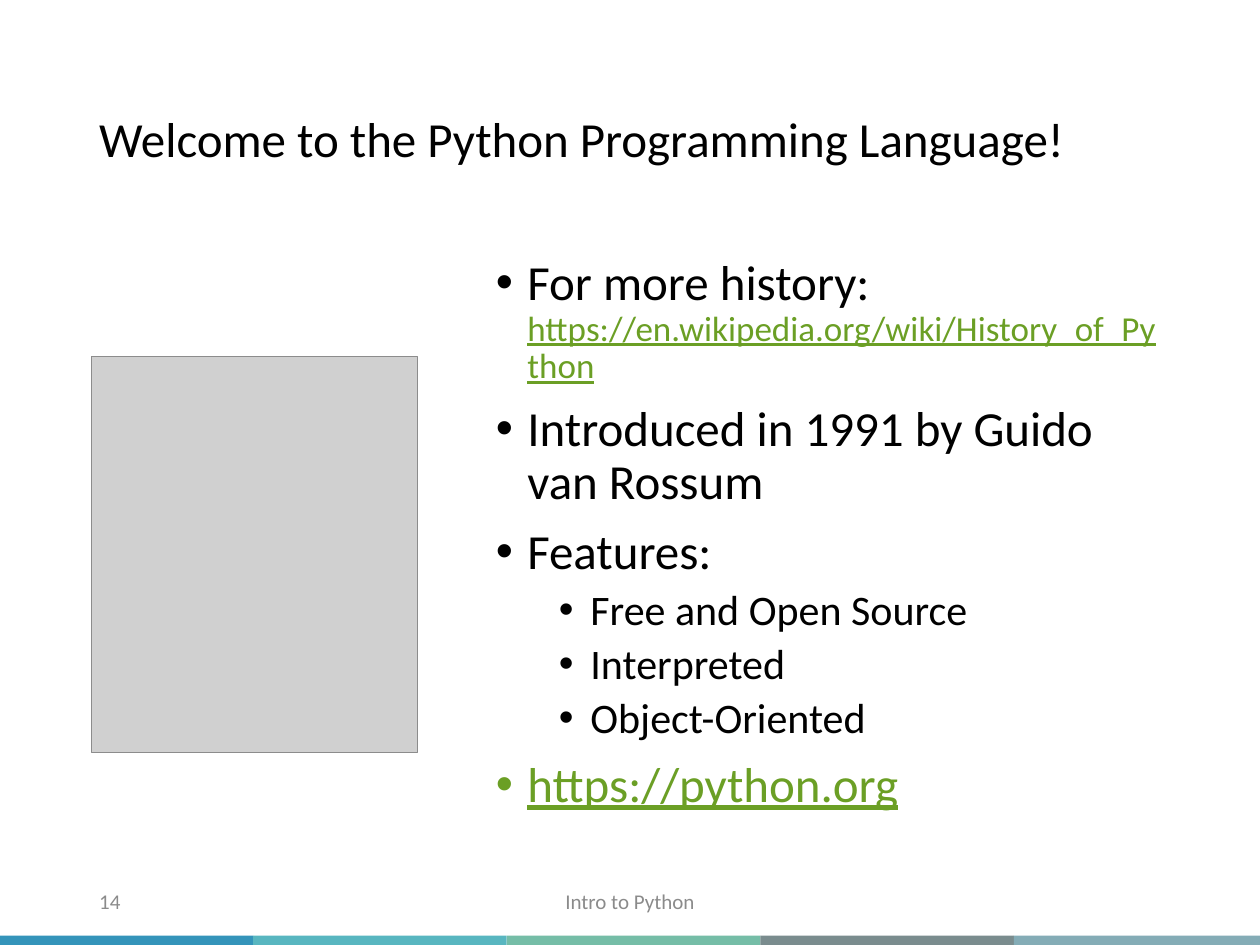
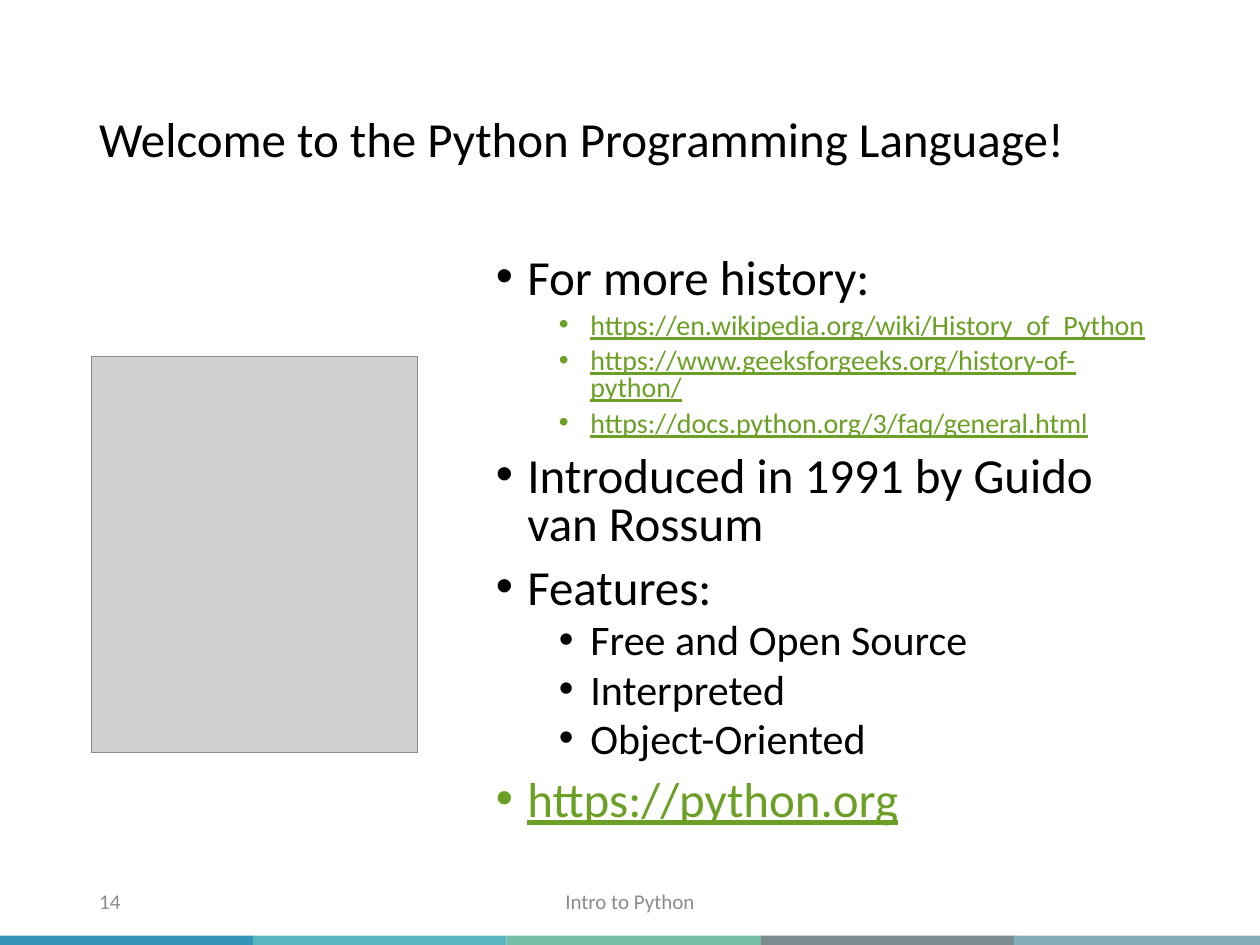
Before and after one commit to McGill-MiCM/micm_intro_to_python_fall_2022, a slide deck: slide 14 of slides/Intro_to_Python_MiCM_slides_2022.pptx. Drawn at 1260x945 pixels with LibreOffice and Linux fonts; fonts in the diff are those of the drawing; grey boxes stand for pictures; background and template pictures are left out. Boxes give left, top, right and bottom in pixels: in the first picture for what was removed or moved away, otherwise in the second. Text is boxed around its words. In the diff, an @@ line names an element or a change of style, - is before the commit and + after.

Commit message:
Update slides

```diff
--- a/slides/Intro_to_Python_MiCM_slides_2022.pptx
+++ b/slides/Intro_to_Python_MiCM_slides_2022.pptx
@@ text at bbox=[527, 261, 1144, 438]: text changed; size 20 to 16 pt @@
-• For more history: https://en.wikipedia.org/wiki/History_of_Python
+• For more history:
+  • https://en.wikipedia.org/wiki/History_of_Python
+  • https://www.geeksforgeeks.org/history-of-python/
+  • https://docs.python.org/3/faq/general.html
@@ text at bbox=[527, 459, 1093, 826]: line spacing 0.9 to 0.8 @@
```
Also in this commit, not shown: 2 other slides changed, 1 other file.
